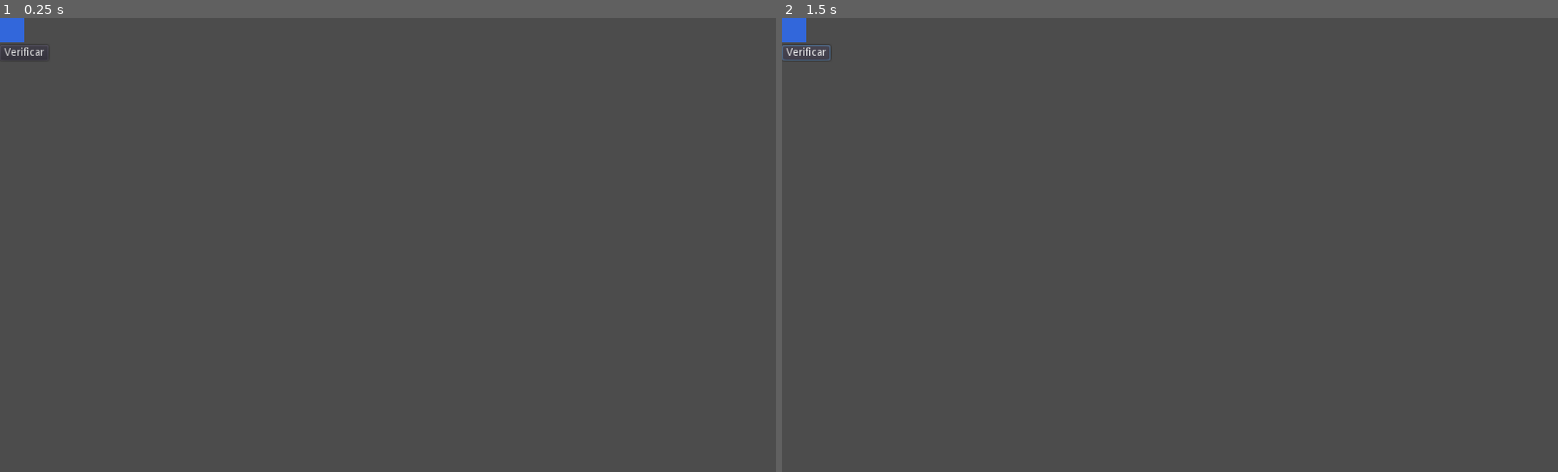
Above: before the commit, frames 1-2 (left to right).
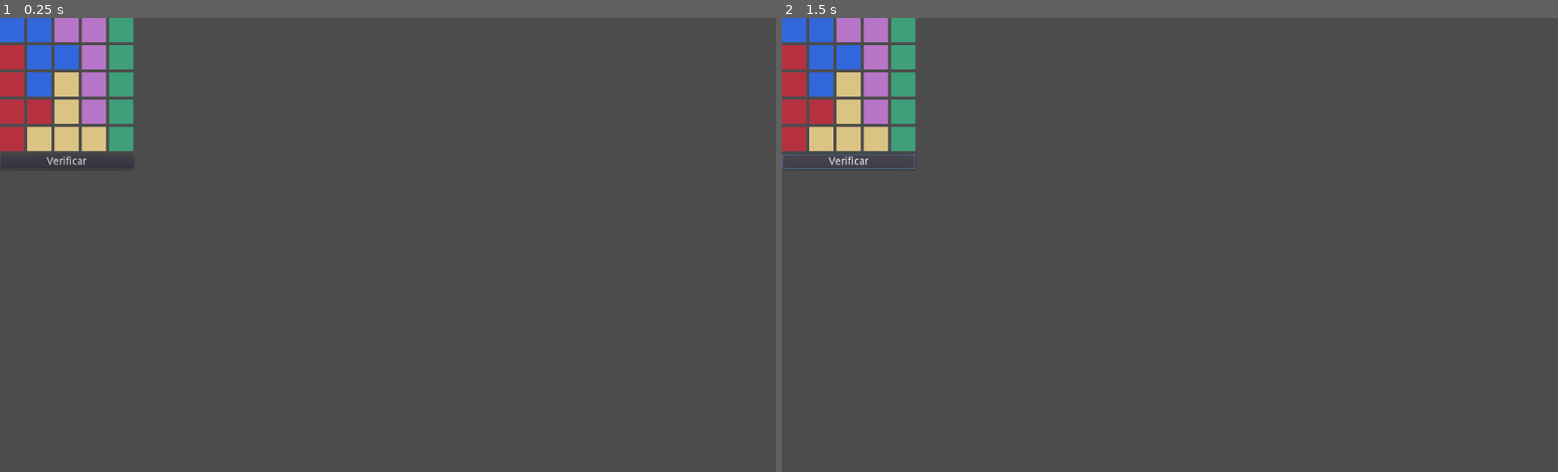
Above: after the commit, the same moments.

Repository: IndieDevEs/reto-5-logi-five
Game: Godot game, scene res://Game/Game.tscn
Same seed, same stepped clock (60 frames per second), same inputs: the game is played once before the commit and once after it.
Inputs:
- Up to frame 1 (0.25 s): no input
- Up to frame 2 (1.5 s): click "Verificar" at 0.5 s; click "Verificar" at 1.25 s

The runs differ from the first frame. In frame 1, 4.2% of the frame differs, in the area x 0-18%, y 0-34%; in frame 2, 4.3%.

Commit message:
Se dibuja el área del juego

Diff:
--- /dev/null
+++ b/jjmontes/Stages/Stage.gd
@@ -0,0 +1,71 @@
+extends GridContainer
+
+var block_scene = preload("res://Block/Block.tscn")
+var textures = [
+	preload("res://Art/acronym8-blue.png"),
+	preload("res://Art/acronym8-fucshia.png"),
+	preload("res://Art/acronym8-green.png"),
+	preload("res://Art/acronym8-red.png"),
+	preload("res://Art/acronym8-yellow.png"),
+]
+
+var stages = [
+	#Stage 001
+	[
+		{"row":1,"column":1,"group":"A","value":" "},
+		{"row":1,"column":2,"group":"A","value":" "},
+		{"row":1,"column":3,"group":"L","value":" "},
+		{"row":1,"column":4,"group":"L","value":" "},
+		{"row":1,"column":5,"group":"I","value":" "},
+
+		{"row":2,"column":1,"group":"Y","value":" "},
+		{"row":2,"column":2,"group":"A","value":" "},
+		{"row":2,"column":3,"group":"A","value":" "},
+		{"row":2,"column":4,"group":"L","value":" "},
+		{"row":2,"column":5,"group":"I","value":" "},
+
+		{"row":3,"column":1,"group":"Y","value":" "},
+		{"row":3,"column":2,"group":"A","value":" "},
+		{"row":3,"column":3,"group":"T","value":" "},
+		{"row":3,"column":4,"group":"L","value":" "},
+		{"row":3,"column":5,"group":"I","value":" "},
+
+		{"row":4,"column":1,"group":"Y","value":" "},
+		{"row":4,"column":2,"group":"Y","value":" "},
+		{"row":4,"column":3,"group":"T","value":" "},
+		{"row":4,"column":4,"group":"L","value":" "},
+		{"row":4,"column":5,"group":"I","value":" "},
+
+		{"row":5,"column":1,"group":"Y","value":" "},
+		{"row":5,"column":2,"group":"T","value":" "},
+		{"row":5,"column":3,"group":"T","value":" "},
+		{"row":5,"column":4,"group":"T","value":" "},
+		{"row":5,"column":5,"group":"I","value":" "},
+	]
+]
+
+func _ready():
+	_make_stage(0)
+
+func _make_stage(stage_index):
+	var available_textures = textures.duplicate()
+	var group_textures = {}
+	var stage = stages[stage_index]
+	for block in stage:
+		var texture
+		if group_textures.has(block.group) == false:
+			texture = available_textures.pop_front()
+			group_textures[block.group] = texture
+		else:
+			texture = group_textures[block.group]
+
+		_add_block(block, texture)
+
+func _add_block(block, texture):
+	var block_instance = block_scene.instance()
+	block_instance.row = block.row
+	block_instance.column = block.column
+	block_instance.group = block.group
+	block_instance.texture = texture
+	add_child(block_instance)
+	pass
--- a/jjmontes/Stages/Stage001.tscn
+++ b/jjmontes/Stages/Stage001.tscn
@@ -1,13 +1,12 @@
 [gd_scene load_steps=2 format=2]
 
-[ext_resource path="res://Block/Block.tscn" type="PackedScene" id=2]
+[ext_resource path="res://Stages/Stage.gd" type="Script" id=1]
 
 [node name="Stage" type="GridContainer"]
 anchor_right = 1.0
 anchor_bottom = 1.0
 columns = 5
+script = ExtResource( 1 )
 __meta__ = {
 "_edit_use_anchors_": false
 }
-
-[node name="Block01" parent="." instance=ExtResource( 2 )]
